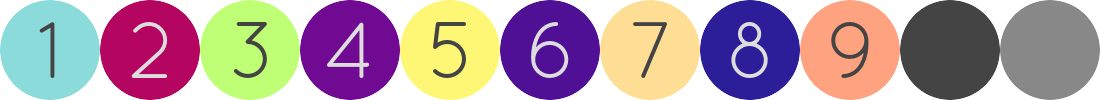
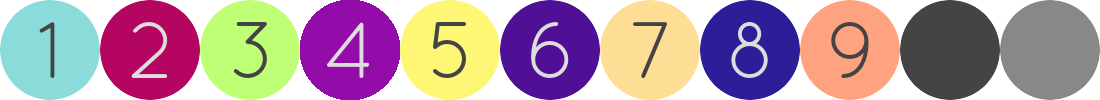
Layers edited between the first and the second 1100 × 100 image:
painted on "Background" over [300, 0, 400, 100]
